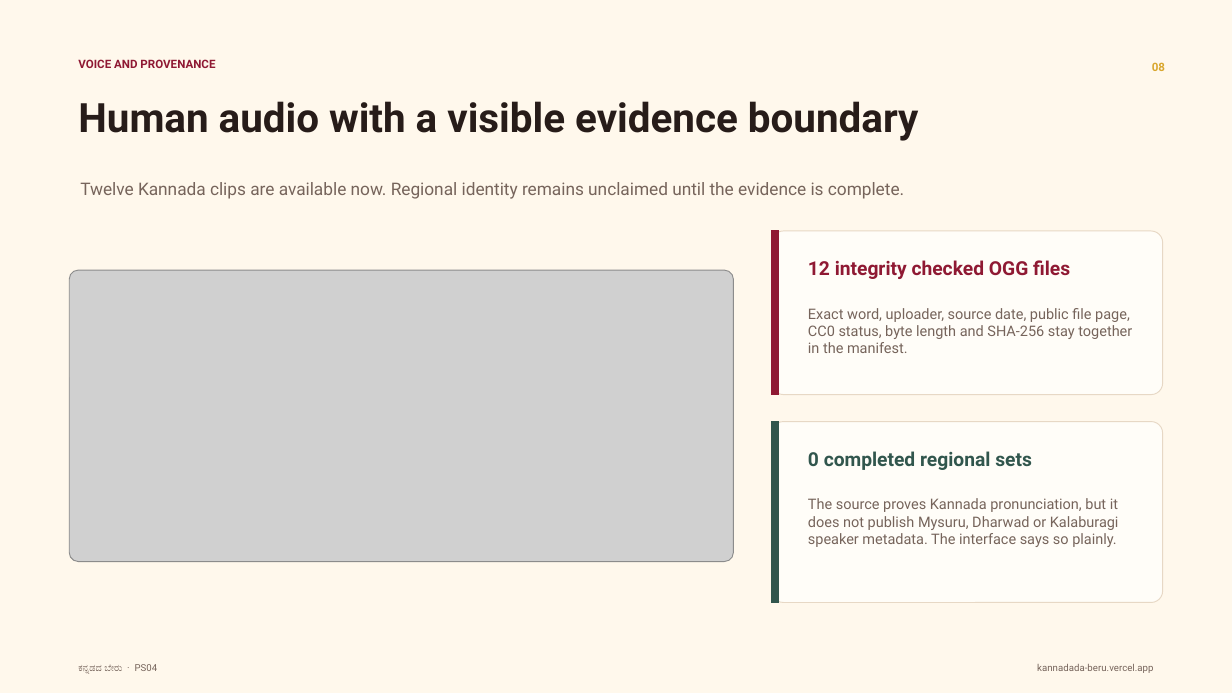
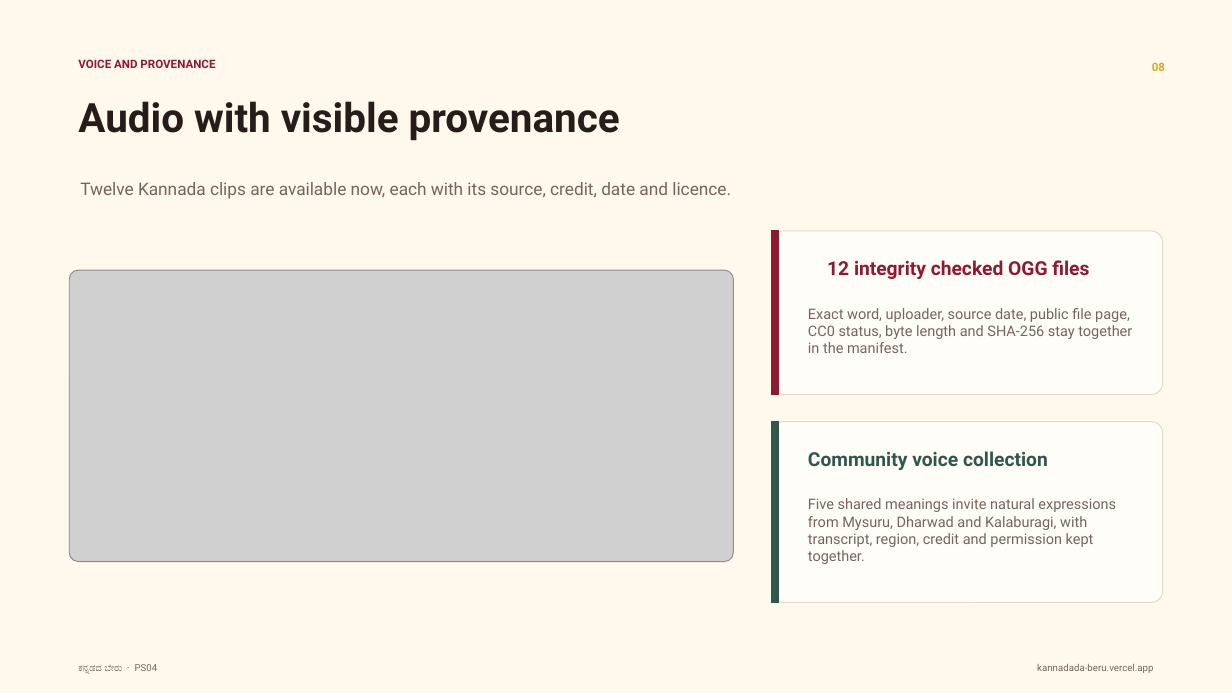
Before and after one commit to DSGAMING98/kannadada-beru, a slide deck: slide 8 of Kannadada Beru Final Presentation/Kannadada_Beru_Submission_2026_RELEASE.pptx. Drawn at 1232x693 pixels with LibreOffice and Linux fonts; fonts in the diff are those of the drawing; grey boxes stand for pictures. Boxes give left, top, right and bottom in pixels: in the first picture for what was removed or moved away, otherwise in the second. Text is boxed around its words. In the diff, an @@ line names an element or a change of style, - is before the commit and + after.

```diff
--- a/Kannadada Beru Final Presentation/Kannadada_Beru_Submission_2026_RELEASE.pptx
+++ b/Kannadada Beru Final Presentation/Kannadada_Beru_Submission_2026_RELEASE.pptx
@@ text at (x1=78, y1=101, x2=620, y2=141): text changed @@
-Human audio with a visible evidence boundary
+Audio with visible provenance
@@ text at (x1=80, y1=182, x2=731, y2=199): text changed @@
-Twelve Kannada clips are available now. Regional identity remains unclaimed until the evidence is complete.
+Twelve Kannada clips are available now, each with its source, credit, date and licence.
@@ text "12 integrity checked OGG files" moved from (x1=808, y1=260, x2=1070, y2=279) to (x1=827, y1=260, x2=1089, y2=279) @@
@@ text at (x1=808, y1=451, x2=1048, y2=470): text changed @@
-0 completed regional sets
+Community voice collection
@@ text at (x1=808, y1=498, x2=1116, y2=564): text changed @@
-The source proves Kannada pronunciation, but it does not publish Mysuru, Dharwad or Kalaburagi speaker metadata. The interface says so plainly.
+Five shared meanings invite natural expressions from Mysuru, Dharwad and Kalaburagi, with transcript, region, credit and permission kept together.
```
Also in this commit, not shown: 7 other slides changed, 16 other files.
